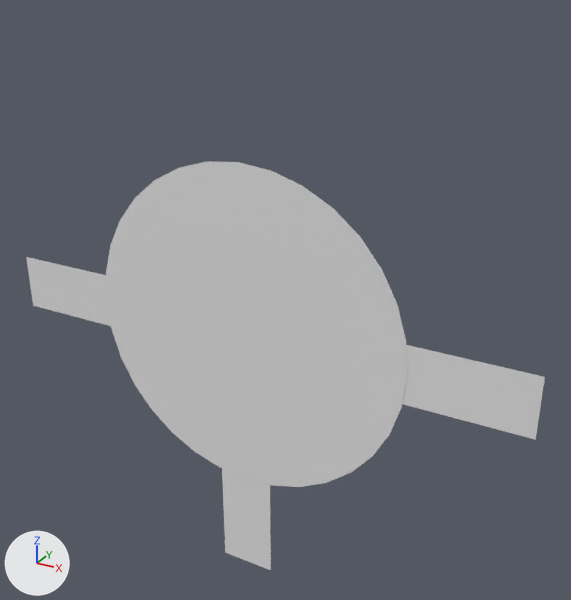
What one commit did to the OBJ model res/models/side_new.obj.
One viewpoint serves both versions: a 50 mm camera at (1.308, -3.074, 1.199) aimed at (0.107, -0.89, 0.107). Every picture has the same lights, and +X, +Y and +Z are marked at lower left. Where no turn or scale is listed for an object, it has been applied to the vertices.

The first picture shows 'Center_M_Center', 'FaceE_M_FaceE', 'FaceN_M_FaceN', 'FaceW_M_FaceW'.
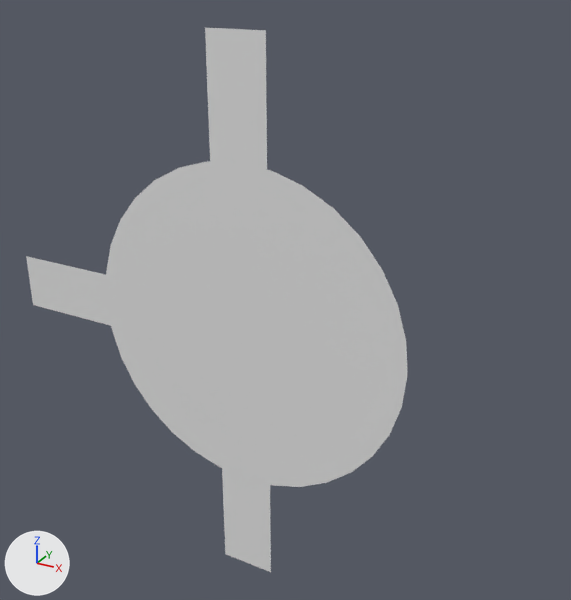
The newer file is also turned or shifted as a whole; pictures and numbers use the older file's frame.

Patch to the scene script:
```diff
--- a/res/models/side_new.obj.py
+++ b/res/models/side_new.obj.py
@@ me_facee_m_facee_002 @@
+me_facee_m_facee_002.from_pydata([(0.104, -1.002, 0.997), (-0.106, -1.002, -0.23), (0.104, -1.002, -0.23), (-0.106, -1.002, 0.997)], [], [(0, 1, 2), (0, 3, 1)])
+me_facee_m_facee_002.materials.append(mat_material_002)  # white #e7e7e7
@@ ob_facew_m_facew @@
-ob_facew_m_facew = bpy.data.objects.new('FaceW_M_FaceW', me_facew_m_facew)
-ob_facew_m_facew.location = (0.0, 0.0, 0.0)
@@ ob_facee_m_facee_002 @@
+ob_facee_m_facee_002 = bpy.data.objects.new('FaceE_M_FaceE.002', me_facee_m_facee_002)
+ob_facee_m_facee_002.location = (0.0, 0.0, -0.003)
```

What differs and where, as boxes [x1, y1, x2, y2] in the pictures (571 x 600 px):
'FaceW_M_FaceW', deleted
    before: [402, 345, 545, 440]
'FaceE_M_FaceE.002', added
    after: [205, 27, 267, 169]
